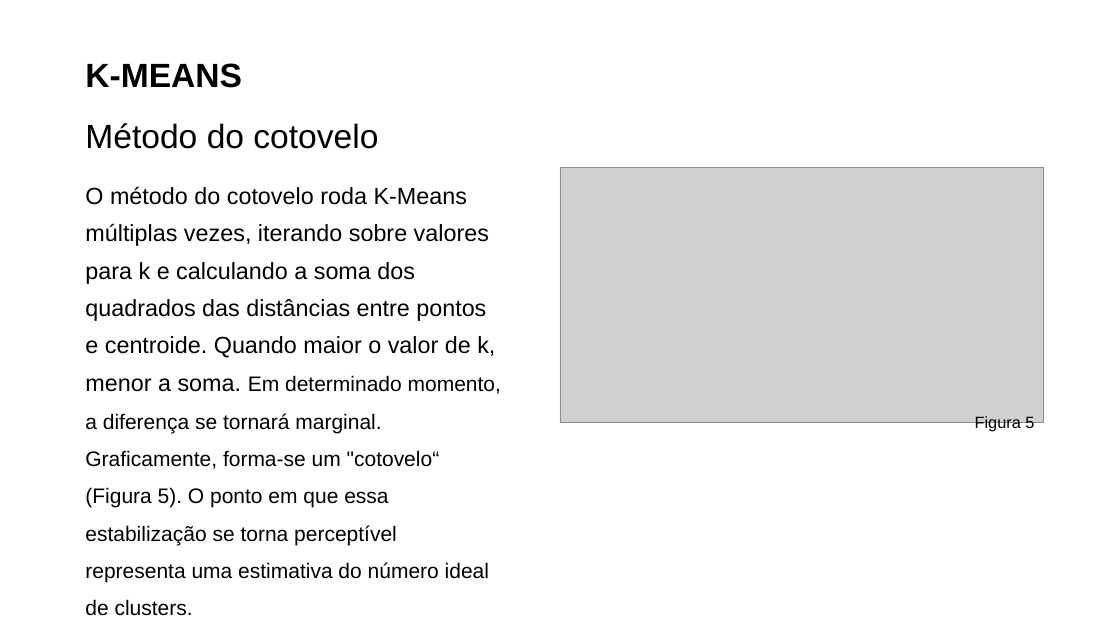
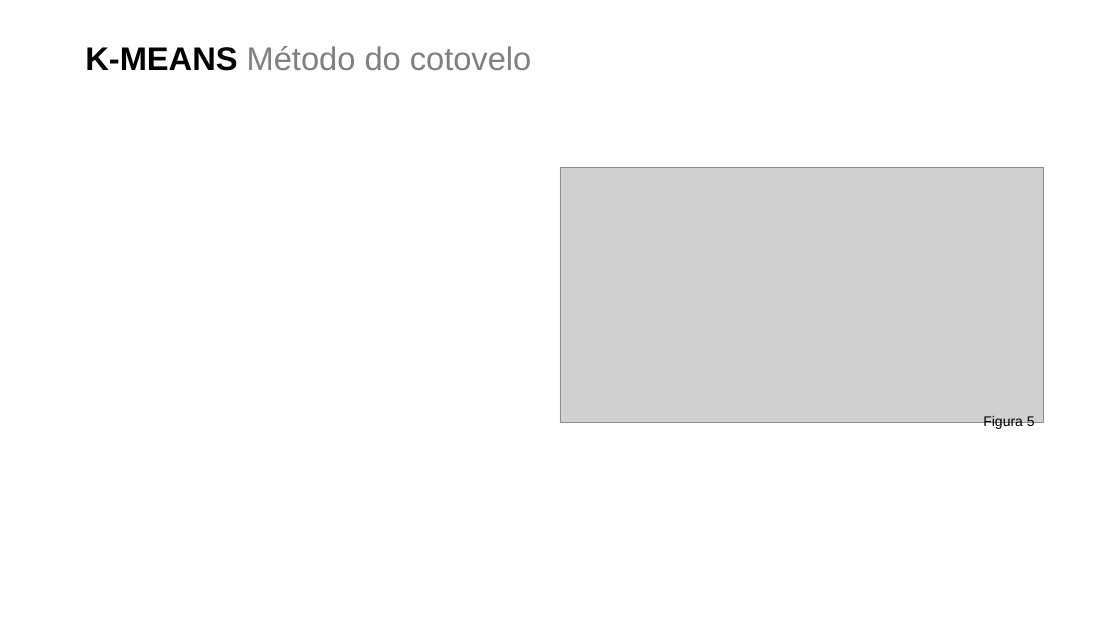
Before and after one commit to rodolfo-viana/mba_esalq, a slide deck: slide 8 of prd/WIP_apresentacao.pptx. Drawn at 1120x630 pixels with LibreOffice and Linux fonts; fonts in the diff are those of the drawing; grey boxes stand for pictures; background and template pictures are left out. Boxes give left, top, right and bottom in pixels: in the first picture for what was removed or moved away, otherwise in the second. Text is boxed around its words. In the diff, an @@ line names an element or a change of style, - is before the commit and + after.

```diff
--- a/prd/WIP_apresentacao.pptx
+++ b/prd/WIP_apresentacao.pptx
@@ title "K-MEANS Método do cotovelo" at bbox=[85, 46, 532, 71]: size 28.8 to 28 pt; text colour #000000 to #808080 in "Método do cotovelo"; line spacing 1.5 to 1; vertical alignment middle to top @@
@@ text removed at bbox=[85, 186, 501, 582] @@
-O método do cotovelo roda K-Means múltiplas vezes, iterando sobre valores para k e calculando a soma dos quadrados das distâncias entre pontos e centroide. Quando maior o valor de k, menor a soma. Em determinado momento, a diferença se tornará marginal. Graficamente, forma-se um "cotovelo“ (Figura 5). O ponto em que essa estabilização se torna perceptível representa uma estimativa do número ideal de clusters.
@@ text "Figura 5" at bbox=[983, 416, 1035, 429]: size 14 to 12 pt @@
```
Also in this commit, not shown: 7 other slides changed, 5 slides added, 2 other files.
